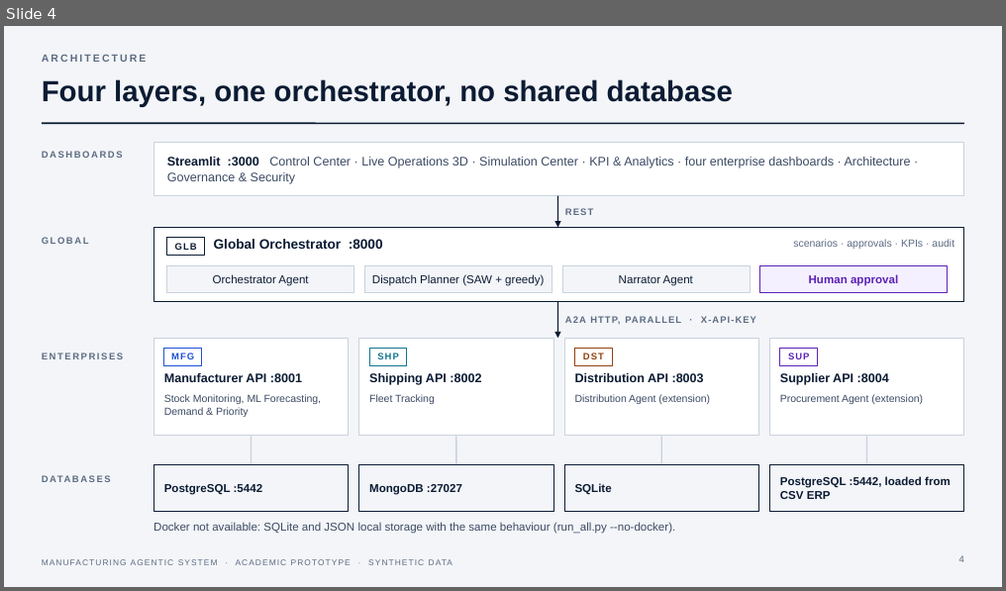
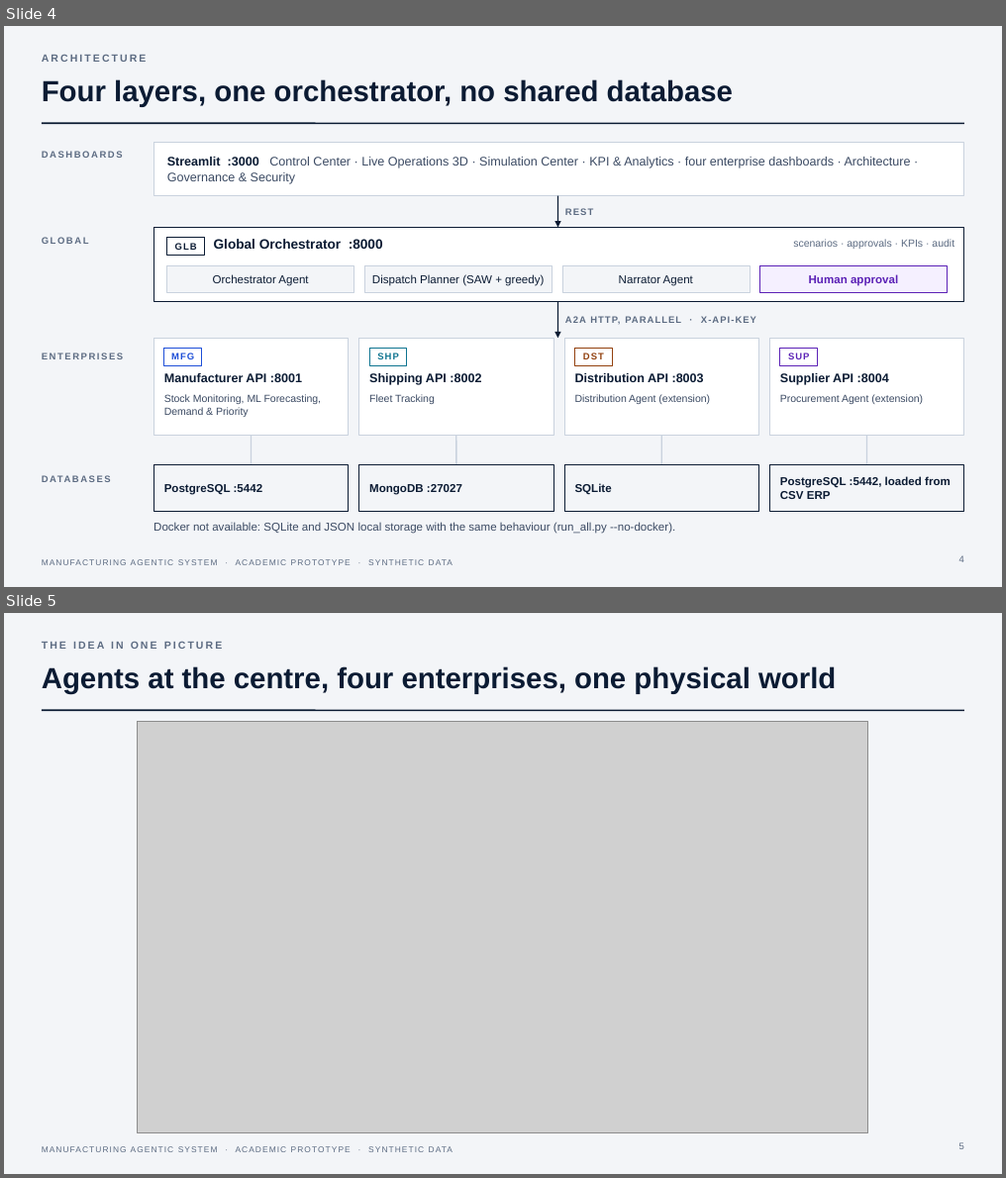
Before and after one commit to hamzaharmanhusni-ugm/manufacturing-agentic-system, a slide deck: docs/presentation/Manufacturing-Agentic-System.pptx. Shown one above the other, each under a label of ours: slide 4 before the commit, slides 4 and 5 after it. The pictures are 1006x591 and 1006x1178 pixels, drawn with LibreOffice and Linux fonts; fonts in the diff are those of the drawing; grey boxes stand for pictures. Boxes give left, top, right and bottom in pixels: in the first picture for what was removed or moved away, otherwise in the second. Text is boxed around its words. In the diff, an @@ line names an element or a change of style, - is before the commit and + after.

```diff
--- a/docs/presentation/Manufacturing-Agentic-System.pptx
+++ b/docs/presentation/Manufacturing-Agentic-System.pptx
@@ slide 5 added at (4, 613, 1002, 1174), background #F3F5F8; not listed: 2 template elements that a slide beside it also shows @@
@@ text added at (42, 641, 223, 649), 10 pt, text #5C6B82, bold @@
+THE IDEA IN ONE PICTURE
@@ title added at (42, 666, 836, 694), 28 pt, text #0B1B33, bold @@
+Agents at the centre, four enterprises, one physical world
@@ picture added at (138, 722, 868, 1134) @@
@@ page number added at (959, 1143, 964, 1150), 9 pt, text #5C6B82 @@
+5
```
Also in this commit, not shown: 9 other slides added, 40 other files.
